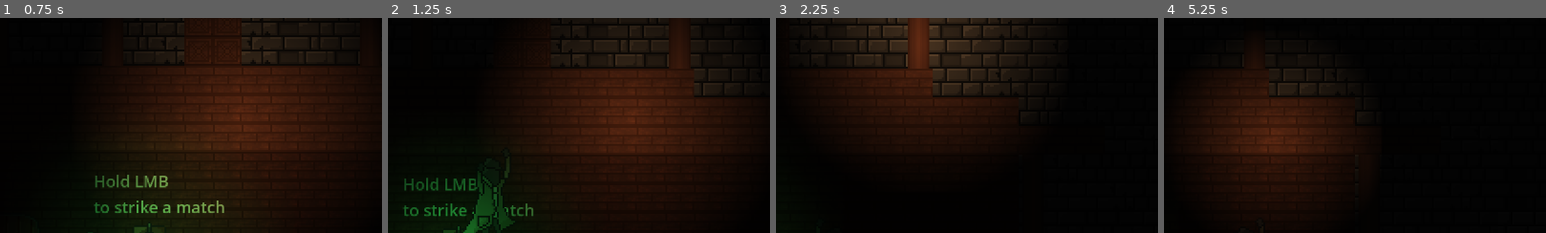
Above: before the commit, frames 1-4 (left to right).
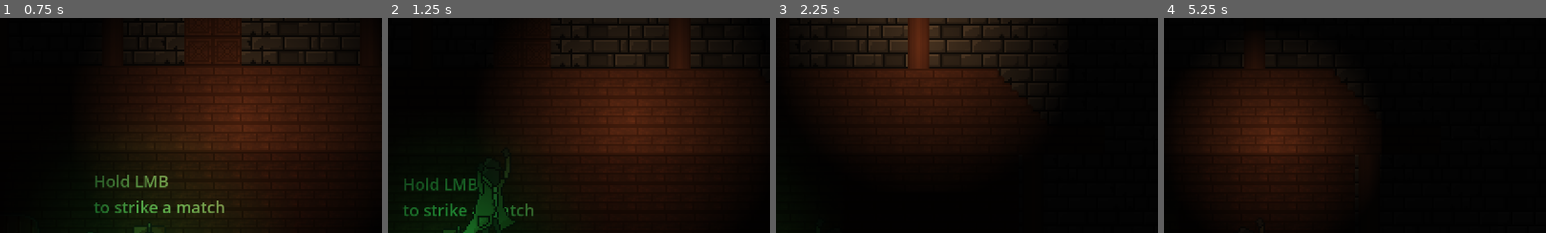
Above: after the commit, the same moments.

Repository: lestercantor/gwj-74---haunted
Game: Godot game, scene res://Level/Level.tscn
Same seed, same stepped clock (60 frames per second), same inputs: the game is played once before the commit and once after it.
Inputs (mouse positions are % of the whole screen's width and height, from its top left):
- Up to frame 1 (0.75 s): move the mouse to (72, 45) at 0.52 s; press the mouse at (72, 45) at 0.53 s; hold D (move_right) from 0.53 s (still down)
- Up to frame 2 (1.25 s): keep holding D (move_right); tap Space (jump) at 0.77 s
- Up to frame 3 (2.25 s): move the mouse to (30, 55) at 1.27 s; release the mouse at (30, 55) at 1.28 s; click (30, 55) at 1.35 s; tap Space (jump) at 1.52 s; move the mouse to (60, 28) at 2.02 s; release D (move_right) at 2.03 s; press the mouse at (60, 28) at 2.03 s; hold A (move_left) from 2.03 s (still down)
- Up to frame 4 (5.25 s): move the mouse to (45, 70) at 2.77 s; release A (move_left) at 2.78 s; release the mouse at (45, 70) at 2.78 s; hold D (move_right) 2.78-4.28 s; click (45, 70) at 2.85 s; tap Space (jump) at 3.02, 3.77, 4.52 s; move the mouse to (80, 65) at 3.52 s; press the mouse at (80, 65) at 3.53 s; move the mouse to (20, 35) at 4.27 s; release the mouse at (20, 35) at 4.28 s; hold A (move_left) 4.28-5.03 s; click (20, 35) at 4.35 s; move the mouse to (55, 50) at 5.02 s; press the mouse at (55, 50) at 5.03 s; hold D (move_right) from 5.03 s (still down)
The pictures show only the part of the screen within x 41-91%, y 22-72%; the shares and areas given below are measured in that part.

Frame 1 is identical in both runs. In frame 2, 0.2% of the frame differs, in the area x 80-90%, y 24-37%; in frame 3, 0.6%, in the area x 41-63%, y 23-37%; in frame 4, 0.3%.

Commit message:
stairs

Diff:
--- a/Level/Level.tscn
+++ b/Level/Level.tscn
@@ -108,6 +108,12 @@
 5:3/0 = 0
 5:3/1 = 1
 5:3/1/physics_layer_0/polygon_0/points = PackedVector2Array(-8, -8, -8, 8, 8, 8, 8, -8)
+7:2/next_alternative_id = 2
+7:2/0 = 0
+7:2/0/physics_layer_0/polygon_0/points = PackedVector2Array(-8, 8, -8, -8, 8, 8)
+8:2/next_alternative_id = 2
+8:2/0 = 0
+8:2/0/physics_layer_0/polygon_0/points = PackedVector2Array(-8, -8, -8, 8, 8, 8)
 
 [sub_resource type="TileSet" id="TileSet_i7m5u"]
 occlusion_layer_0/light_mask = 1
@@ -168,7 +174,7 @@
 layer_0/tile_data = PackedInt32Array(-786453, 196608, 0, -720917, 65536, 1, -655381, 196608, 0, -589845, 0, 0, -524309, …(83585 unchanged characters)…
 layer_1/name = "Foreground01"
 layer_1/y_sort_origin = 1
-layer_1/tile_data = PackedInt32Array(1310699, 458752, 65536, …(27162 unchanged characters)… 54, 0, 0, -1507353, 0, 0, -1507352, 0, 0)
+layer_1/tile_data = PackedInt32Array(1310699, 458752, 65536, …(27162 unchanged characters)… 54, 0, 0, -1507353, 0, 0, -1507352, 0, 0, 786429, 458752, 2, 720890, 458752, 65536, 65554, 458752, 268435458, 20, 458752, 65536, -65514, 458752, 65536, -131048, 458752, 65536, -196582, 458752, 65536, 19, 458752, 268435458, -65516, 458752, 268435458, -131051, 458752, 268435458, -196586, 458752, 268435458, -65515, 458752, 65536, -131050, 458752, 65536, -131049, 458752, 65536, -196585, 458752, 65536, -196584, 458752, 65536, -196583, 458752, 65536, 720892, 458752, 2, 720891, 458752, 65536, 786483, 524288, 2, 852020, 524288, 2, 917557, 524288, 2, 983094, 524288, 2, 1048631, 524288, 2, 1114168, 524288, 2, 1179705, 524288, 2)
 
 [node name="ParallaxBackground" type="ParallaxBackground" parent="TileMap"]
 
--- a/Player/player.tscn
+++ b/Player/player.tscn
@@ -115,6 +115,7 @@
 scale = Vector2(2, 2)
 collision_layer = 2
 collision_mask = 5
+floor_constant_speed = true
 script = ExtResource("1_et4br")
 
 [node name="AnimatedSprite2D" type="AnimatedSprite2D" parent="."]
Binary file changed: Art Assets/Backgrounds/CastleTileset.png
